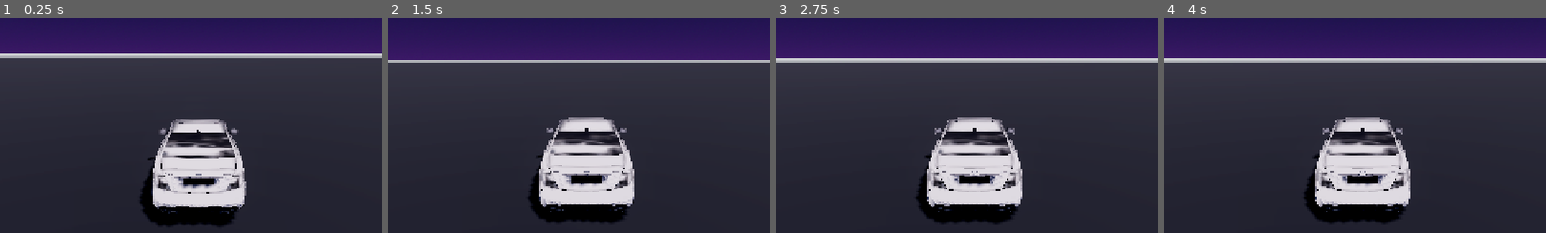
Above: before the commit, frames 1-4 (left to right).
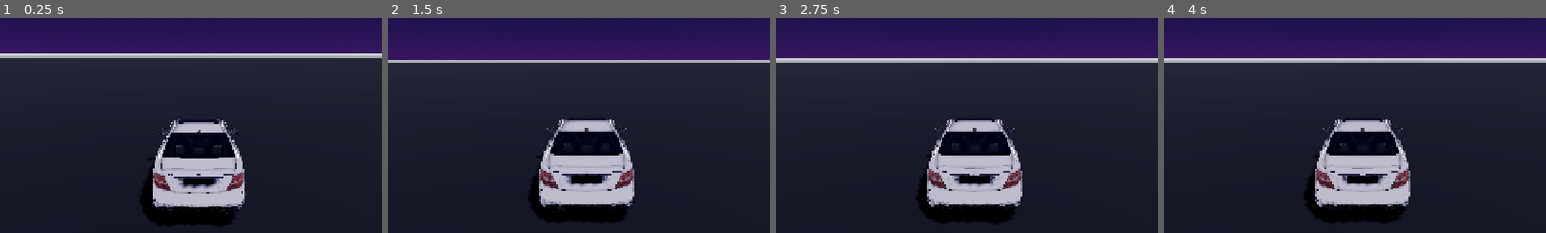
Above: after the commit, the same moments.

Repository: Temaasq/Horizon6
Game: Godot game, scene res://scenes/main.tscn
Same seed, same stepped clock (60 frames per second), same inputs: the game is played once before the commit and once after it.
Inputs:
- Up to frame 1 (0.25 s): no input
- Up to frame 2 (1.5 s): click "◀" at 0.5 s; click "▶" at 1.25 s
- Up to frame 3 (2.75 s): click "ГАЗ" at 2 s
- Up to frame 4 (4 s): click "ТОРМОЗ" at 2.75 s; click "РУЧНИК" at 3.5 s
The pictures show only the part of the screen within x 24-74%, y 28-78%; the shares and areas given below are measured in that part.

The runs differ from the first frame. In frame 1, 7.9% of the frame differs, in the area x 39-65%, y 47-92%; in frame 2, 8.1%; in frame 3, 8.1%; in frame 4, 8.1%, in the area x 39-65%, y 46-94%.

Commit message:
Export multi-material Mercedes C63 AMG GLB with all 9 textures and tuned lighting

Diff:
--- a/godot_project/scenes/main.tscn
+++ b/godot_project/scenes/main.tscn
@@ -20,7 +20,7 @@
 ambient_light_color = Color(0.35, 0.38, 0.5, 1)
 tonemap_mode = 3
 glow_enabled = true
-glow_bloom = 0.2
+glow_bloom = 0.05
 
 [sub_resource type="BoxShape3D" id="BoxShape3D_ground"]
 size = Vector3(500, 1, 500)
@@ -57,8 +57,8 @@
 
 [node name="DirectionalLight3D" type="DirectionalLight3D" parent="."]
 transform = Transform3D(0.866, -0.354, 0.354, 0, 0.707, 0.707, -0.5, -0.612, 0.612, 0, 20, 0)
-light_color = Color(1, 0.92, 0.82, 1)
-light_energy = 1.2
+light_color = Color(1, 0.94, 0.88, 1)
+light_energy = 0.85
 shadow_enabled = true
 
 [node name="Ground" type="StaticBody3D" parent="."]
Binary file changed: godot_project/assets/models/mercedes_c63.glb
